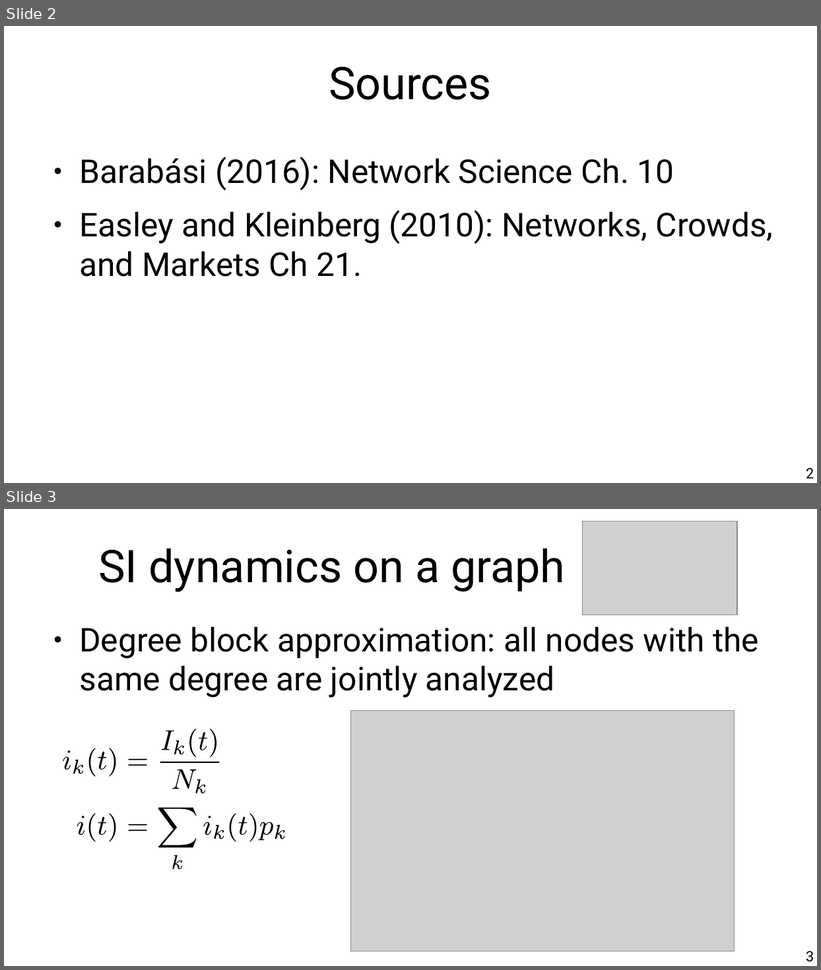
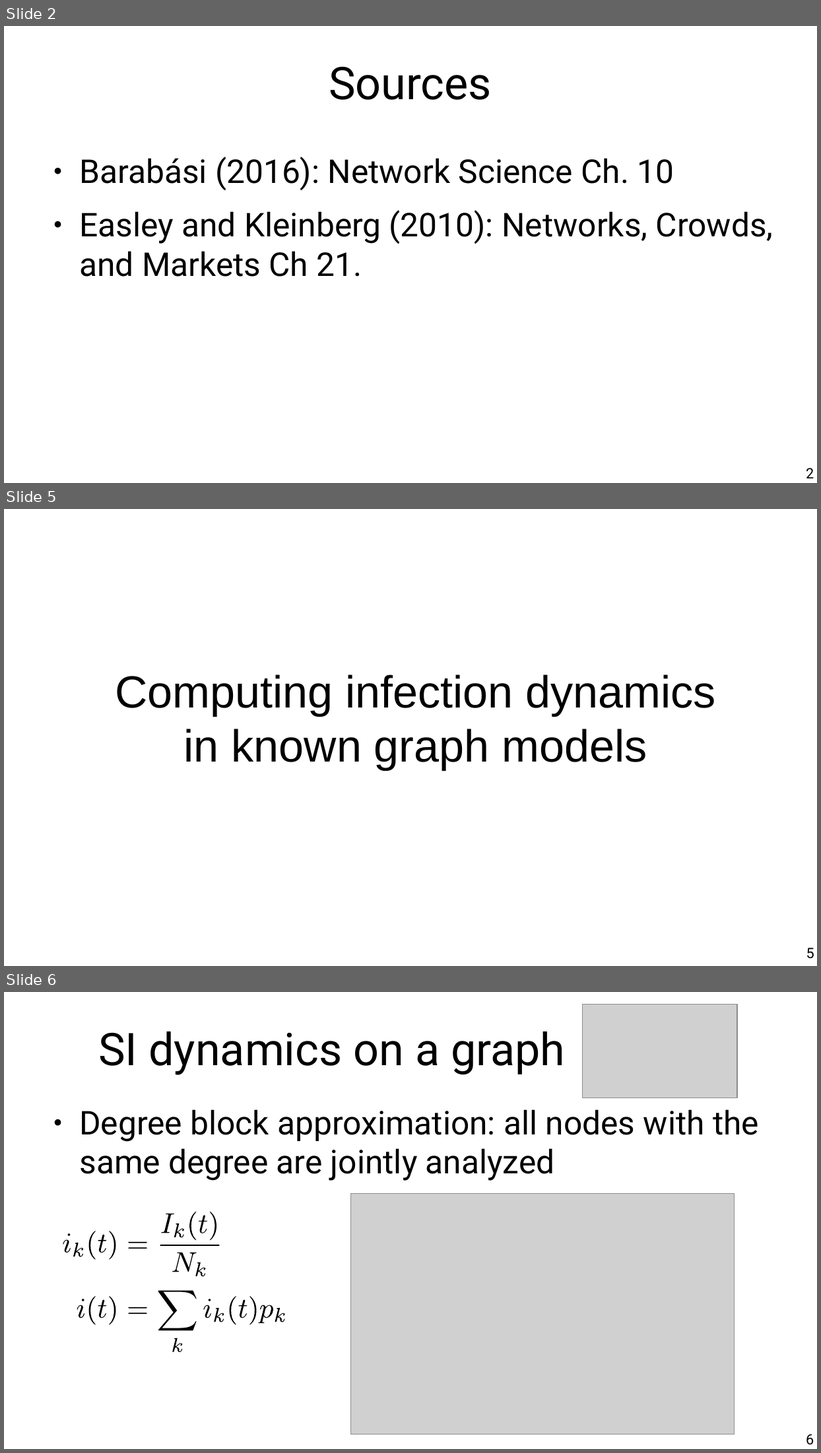
Before and after one commit to chatox/networks-science-course, a slide deck: theory/odp/tt27_epidemics_on_graphs.odp. Shown one above the other, each under a label of ours: slides 2 and 3 before the commit, slides 2, 5 and 6 after it; the slides between them are not shown. The pictures are 821x970 and 821x1453 pixels, drawn with LibreOffice and Linux fonts; fonts in the diff are those of the drawing; grey boxes stand for pictures. Boxes give left, top, right and bottom in pixels: in the first picture for what was removed or moved away, otherwise in the second. Text is boxed around its words. In the diff, an @@ line names an element or a change of style, - is before the commit and + after.

```diff
--- a/theory/odp/tt27_epidemics_on_graphs.odp
+++ b/theory/odp/tt27_epidemics_on_graphs.odp
@@ slide 5 added at <box>4,509,817,966</box>, background #FFFFFF @@
@@ title added at <box>115,675,715,770</box>, 44 pt, text #000000 @@
+Computing infection dynamics
+in known graph models
@@ page number added at <box>807,948,814,959</box>, 14 pt, text #000000 @@
+5
@@ what was slide 3 is now slide 6 @@
@@ page number at <box>806,1434,814,1445</box>: text changed @@
-3
+6
```
Also in this commit, not shown: 9 slides changed, 1 other slide added, 1 other file.
